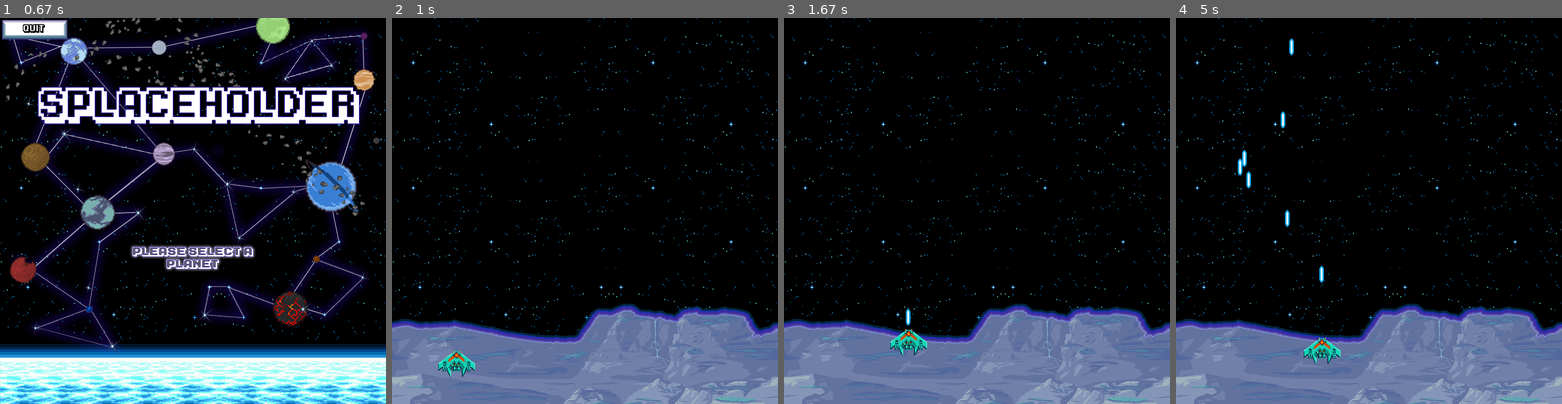
Above: before the commit, frames 1-4 (left to right).
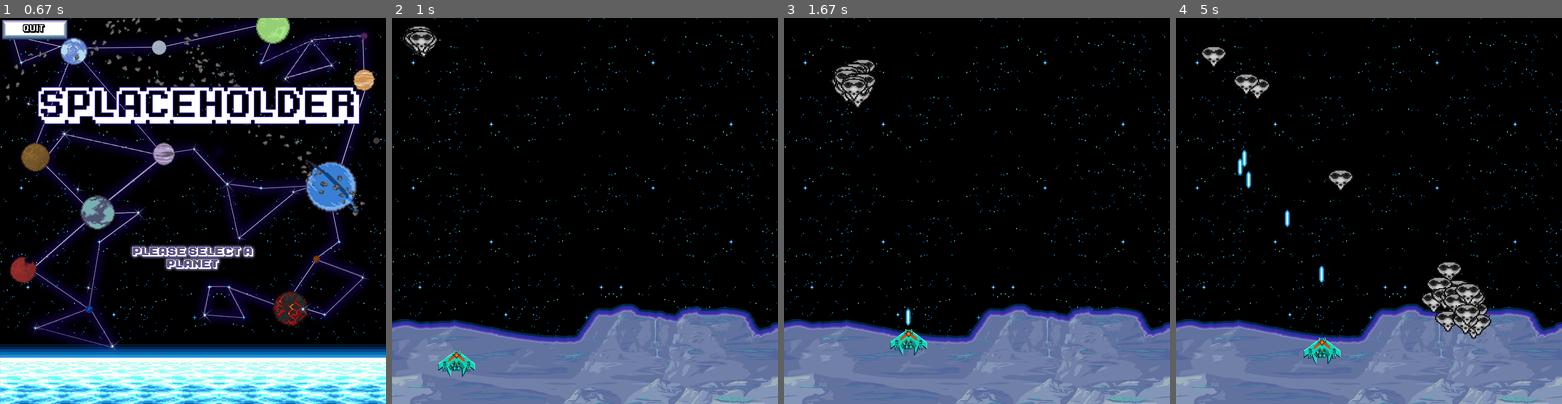
Above: after the commit, the same moments.

Repository: Errox/DickButt
Game: pygame game, started from main.py
Two runs of this game, one before a commit and one after it. Both use one fixed random seed, a clock stepped at 60 frames per second and the inputs below.
Inputs (mouse positions are in pixels of both pictures, inside the frame that each line leads up to):
- Up to frame 1 (0.67 s): click (200, 195) at 0.38 s
- Up to frame 2 (1 s): click (488, 211) at 0.77 s
- Up to frame 3 (1.67 s): hold Right 1-1.47 s; move the mouse to (1100, 199) at 1.03 s; hold Up from 1.5 s (still down); tap Space at 1.57 s
- Up to frame 4 (5 s): release Up at 1.8 s; hold Right 1.83-2.3 s; tap Space at 1.9, 2.2, 2.4, 2.7, 2.97, 3.3, 3.6, 3.73, 4.13, 4.43, 4.8 s; hold Left 2.33-2.87 s; hold Down 2.9-3.2 s; hold Left 3.23-3.63 s; hold Up 3.67-4.03 s; hold Right 4.07-4.7 s; hold Down from 4.73 s (still down)

Frame 1 is identical in both runs. In frame 2, 0.3% of the frame differs, in the area x 2-12%, y 2-10%; in frame 3, 0.7%; in frame 4, 2.5%, in the area x 6-82%, y 5-84%.

Commit message:
player AI startup
started on AI and the random movement + collision + sync

Diff:
--- a/splaceholder.py
+++ b/splaceholder.py
@@ -15,6 +15,7 @@
     X       = 500
     Y       = 100
     sound = pygame.mixer.init()
+    MOB_AMOUNT = 40
 
     #define colors
     BLACK = (0, 0, 0)
@@ -75,6 +76,38 @@
             all_sprites.add(bullet)
             bullets.add(bullet)
 
+    #setting up a enemy class
+    class enemy(pygame.sprite.Sprite):
+        #sprite and other properties for the enemy
+        def __init__(self):
+            pygame.sprite.Sprite.__init__(self)
+            self.image  = pygame.image.load('resource/images/splaceholder/enemy/enemy.png').convert()
+            self.image = pygame.transform.scale(self.image, (90, 70))
+            self.image.set_colorkey(BLACK)
+            self.rect   = self.image.get_rect()
+            self.radius = 23
+            self.rect.x = 0
+            self.rect.y = 0
+            self.speedx = 0
+            self.speedy = 0
+
+        #This function is given to update the player in the game
+        def update(self):
+            self.speedx = random.randrange(1, 10)
+            self.speedy = random.randrange(1, 10)
+            self.rect.x += self.speedx
+            self.rect.y += self.speedy
+        #kill if off screen
+            if self.rect.bottom < 0:
+                self.kill()
+
+        #This is a function to shoot a bullet from enemy at random
+        def shoot(self):
+            bullet = Bullet(self.rect.centerx, self.rect.top)
+            all_sprites.add(bullet)
+            bullets.add(bullet)
+
+
 
     #Setting up a bullet
     class Bullet(pygame.sprite.Sprite):
@@ -97,6 +130,7 @@
 
 
 
+
     #set x and y of the window on screen. (EXPIRIMENTAL)
     os.environ['SDL_VIDEO_WINDOW_POS'] = "%d,%d" % (X,Y)
 
@@ -128,6 +162,13 @@
     bullets = pygame.sprite.Group()
     player = player()
     all_sprites.add(player)
+    enemys = pygame.sprite.Group()
+
+
+    for i in range(MOB_AMOUNT):
+        m = enemy()
+        all_sprites.add(m)
+        enemys.add(m)
 
 
     bullet_sound = pygame.mixer.Sound('resource/music/splaceholder/sounds/sfx_wpn_laser10.wav')
@@ -158,6 +199,19 @@
 
 
 
+       #collision for bullet against enemy
+        hits = pygame.sprite.groupcollide(enemys, bullets, True, True)
+        for hit in hits:
+            m = enemy()
+            all_sprites.add(m)
+            enemys.add(m)
+
+        #collision if player hit enemy
+        hits = pygame.sprite.spritecollide(player, enemys, False, pygame.sprite.collide_circle)
+        if hits:
+            menu.start_menu()
+            running = False
+
 
         #updaten van alle sprites
         all_sprites.update()
